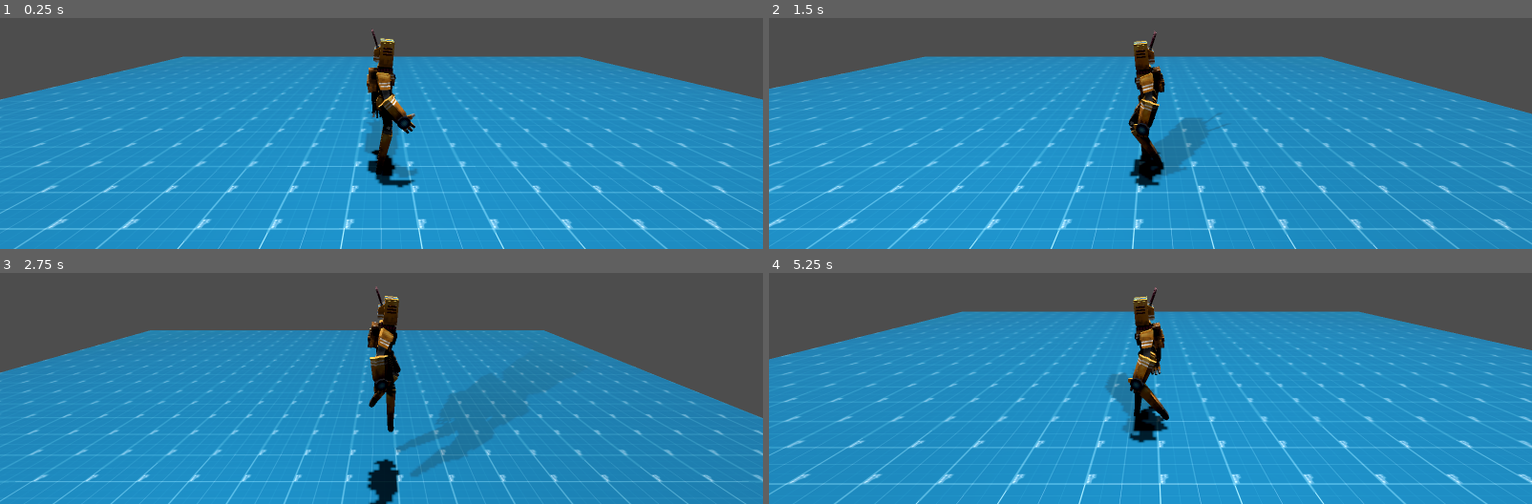
Above: before the commit, frames 1-4 (two rows, left to right).
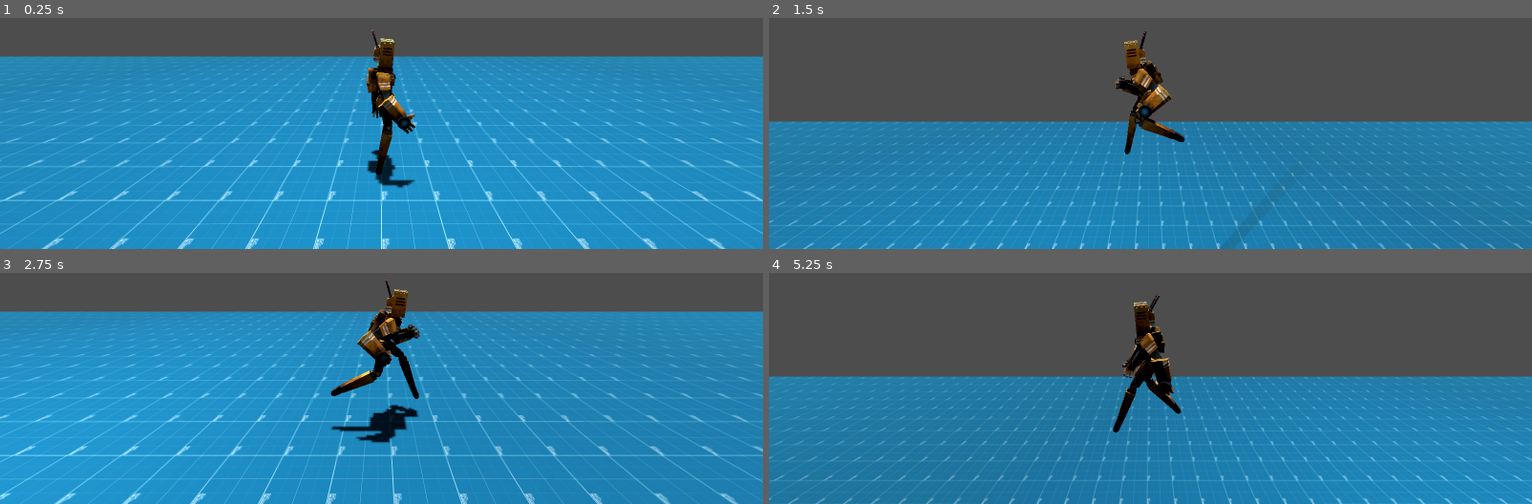
Above: after the commit, the same moments.

Repository: bigloadsoftware/Radio_Boy
Game: Godot game, scene res://scenes/game/main.tscn
Same seed, same stepped clock (60 frames per second), same inputs: the game is played once before the commit and once after it.
Inputs:
- Up to frame 1 (0.25 s): no input
- Up to frame 2 (1.5 s): tap Enter (ui_accept) at 0.5, 0.6 s; hold D (move_right) 0.53-1.28 s; tap Space (move_jump) at 0.77, 1.07 s; tap Shift (toggle_walk_or_run, bound only after the commit) at 0.8, 1.35 s; hold A (move_left) from 1.28 s (still down)
- Up to frame 3 (2.75 s): tap Space (move_jump) at 1.52, 1.55, 1.82, 2.1 s; release A (move_left) at 2.03 s; hold D (move_right) from 2.03 s (still down); tap Enter (ui_accept) at 2.3 s
- Up to frame 4 (5.25 s): tap Enter (ui_accept) at 2.85, 4.35 s; tap Space (move_jump) at 3.02, 3.32, 3.77, 3.8, 4.07, 4.52, 4.82 s; tap Shift (toggle_walk_or_run, bound only after the commit) at 3.05, 3.6, 5.1 s; release D (move_right) at 3.53 s; hold A (move_left) from 3.53 s (still down)

The runs differ from the first frame. In frame 1, 13% of the frame differs, in the area x 0-100%, y 16-100%; in frame 2, 54%; in frame 3, 28%; in frame 4, 60%, in the area x 0-100%, y 6-100%.

Commit message:
controller support and walk-run toggle

Diff:
--- a/code/mobs/radio_boy/Radio_Boy.gd
+++ b/code/mobs/radio_boy/Radio_Boy.gd
@@ -1,14 +1,19 @@
 extends CharacterBody3D
 
 const SPEED_WALK = 7.5
+const SPEED_RUN = 30
 const TIME_TURN_WALK = 0.05
 const JUMP_VELOCITY_WALK = 15
+const JUMP_VELOCITY_RUN = 30
 
 
 #Radio Boy Vars
 var rb_last_direction_faced
 var rb_angle_is_changing = 0
 var rb_last_angle_faced : float = 360
+var rb_state_walk_or_run = "Run"
+var rb_movement_speed = SPEED_RUN
+var rb_movement_jump = JUMP_VELOCITY_RUN
 
 #Get the gravity from the project settings to be synced with RigidBody nodes.
 var gravity = ProjectSettings.get_setting("physics/3d/default_gravity")
@@ -21,8 +26,20 @@
 	#<--
 
 	#-->Handle jump.
-	if Input.is_action_just_pressed("ui_accept") and is_on_floor():
-		velocity.y = JUMP_VELOCITY_WALK
+	if Input.is_action_just_pressed("move_jump") and is_on_floor():
+		velocity.y = rb_movement_jump
+	#<--
+
+	#-->Handle walk/run toggle.
+	if Input.is_action_just_pressed("toggle_walk_or_run"):
+		if rb_state_walk_or_run == "Run":
+			rb_state_walk_or_run = "Walk"
+			rb_movement_speed = SPEED_WALK
+			rb_movement_jump = JUMP_VELOCITY_WALK
+		elif rb_state_walk_or_run == "Walk":
+			rb_state_walk_or_run = "Run"
+			rb_movement_speed = SPEED_RUN
+			rb_movement_jump = JUMP_VELOCITY_RUN
 	#<--
 
 	#-->Handle directions
@@ -40,20 +57,27 @@
 			Smooth_Turn(180, TIME_TURN_WALK)
 
 
-		velocity.z = direction.z * SPEED_WALK
-		$Radio_Boy_Model/AnimationPlayer.play("Walk")
+		velocity.z = direction.z * rb_movement_speed
+		$Radio_Boy_Model/AnimationPlayer.play(rb_state_walk_or_run)
 
 	else:
-		velocity.z = move_toward(velocity.z, 0, SPEED_WALK)
+		velocity.z = move_toward(velocity.z, 0, rb_movement_speed)
 		$Radio_Boy_Model/AnimationPlayer.play("Idle")
 		if rb_last_direction_faced == "right":
 			Smooth_Turn(-25, TIME_TURN_WALK)
 		elif rb_last_direction_faced == "left":
 			Smooth_Turn(205, TIME_TURN_WALK)
+	#<--
+
 
 	move_and_slide()
 
 
+
+
+###############################################################
+#						Game Functions						  #
+###############################################################
 
 #-->Smooth Turn()
 #Function that makes the player turn to an angle with a determined speed
--- a/project.godot
+++ b/project.godot
@@ -29,11 +29,13 @@
 move_right={
 "deadzone": 0.5,
 "events": [Object(InputEventKey,"resource_local_to_scene":false,"resource_name":"","device":-1,"window_id":0,"alt_pressed":false,"shift_pressed":false,"ctrl_pressed":false,"meta_pressed":false,"pressed":false,"keycode":0,"physical_keycode":68,"key_label":0,"unicode":100,"echo":false,"script":null)
+, Object(InputEventJoypadMotion,"resource_local_to_scene":false,"resource_name":"","device":-1,"axis":0,"axis_value":1.0,"script":null)
 ]
 }
 move_left={
 "deadzone": 0.5,
 "events": [Object(InputEventKey,"resource_local_to_scene":false,"resource_name":"","device":-1,"window_id":0,"alt_pressed":false,"shift_pressed":false,"ctrl_pressed":false,"meta_pressed":false,"pressed":false,"keycode":0,"physical_keycode":65,"key_label":0,"unicode":97,"echo":false,"script":null)
+, Object(InputEventJoypadMotion,"resource_local_to_scene":false,"resource_name":"","device":-1,"axis":0,"axis_value":-1.0,"script":null)
 ]
 }
 move_up={
@@ -46,13 +48,20 @@
 }
 move_jump={
 "deadzone": 0.5,
-"events": [Object(InputEventKey,"resource_local_to_scene":false,"resource_name":"","device":-1,"window_id":0,"alt_pressed":false,"shift_pressed":false,"ctrl_pressed":false,"meta_pressed":false,"pressed":false,"keycode":0,"physical_keycode":32,"key_label":0,"unicode":32,"echo":false,"script":null)
+"events": [Object(InputEventKey,"resource_local_to_scene":false,"resource_name":"","device":-1,"window_id":0,"alt_pressed":false,"shift_pressed":false,"ctrl_pressed":false,"meta_pressed":false,"pressed":false,"keycode":32,"physical_keycode":32,"key_label":32,"unicode":32,"echo":false,"script":null)
+, Object(InputEventJoypadButton,"resource_local_to_scene":false,"resource_name":"","device":-1,"button_index":0,"pressure":0.0,"pressed":true,"script":null)
+]
+}
+toggle_walk_or_run={
+"deadzone": 0.5,
+"events": [Object(InputEventKey,"resource_local_to_scene":false,"resource_name":"","device":-1,"window_id":0,"alt_pressed":false,"shift_pressed":false,"ctrl_pressed":false,"meta_pressed":false,"pressed":false,"keycode":0,"physical_keycode":4194325,"key_label":0,"unicode":0,"echo":false,"script":null)
+, Object(InputEventJoypadButton,"resource_local_to_scene":false,"resource_name":"","device":-1,"button_index":7,"pressure":0.0,"pressed":true,"script":null)
 ]
 }
 
 [physics]
 
-3d/default_gravity=40.0
+3d/default_gravity=45.0
 
 [rendering]
 
--- a/scenes/game/main.tscn
+++ b/scenes/game/main.tscn
@@ -8,10 +8,10 @@
 
 [sub_resource type="StandardMaterial3D" id="StandardMaterial3D_y60s2"]
 albedo_texture = ExtResource("1_1pev4")
-uv1_scale = Vector3(100, 50, 1)
+uv1_scale = Vector3(80, 600, 1)
 
 [sub_resource type="BoxMesh" id="BoxMesh_h8wmq"]
-size = Vector3(60, 2, 60)
+size = Vector3(60, 2, 600)
 
 [node name="Main" type="Node"]
 
@@ -19,6 +19,7 @@
 transform = Transform3D(1, 0, 0, 0, 1, 0, 0, 0, 1, 0, -1, 0)
 
 [node name="CollisionShape3D" type="CollisionShape3D" parent="Ground"]
+transform = Transform3D(1, 0, 0, 0, 1, 0, 0, 0, 10.112, 0, 0, 0)
 shape = SubResource("BoxShape3D_rx06w")
 
 [node name="MeshInstance3D" type="MeshInstance3D" parent="Ground"]
--- a/scenes/mobs/radio_boy/Radio_Boy.tscn
+++ b/scenes/mobs/radio_boy/Radio_Boy.tscn
@@ -26,94 +26,100 @@
 [node name="Radio_Boy_Model" parent="." instance=ExtResource("2_74wy5")]
 
 [node name="Root" parent="Radio_Boy_Model/Node" index="0"]
-transform = Transform3D(1, 0, 0, 0, 0.976296, 0.21644, 0, -0.21644, 0.976296, 0, 4.32813, -0.0625)
+transform = Transform3D(1, 0, 0, 0, 1, 0, 0, 0, 1, 0, 3.82813, -0.0625)
 
 [node name="Torso2" parent="Radio_Boy_Model/Node/Root" index="0"]
-transform = Transform3D(0.991445, 3.72529e-09, 0.130526, -0.03925, 0.953717, 0.298133, -0.124485, -0.300706, 0.945558, 0, -0.35125, -0.05875)
+transform = Transform3D(0.996195, 0, 0.0871557, 0, 1, 0, -0.0871557, 0, 0.996195, 0, -0.3125, 0)
 
 [node name="Middle_Torso2" parent="Radio_Boy_Model/Node/Root/Torso2" index="0"]
-transform = Transform3D(1, 0, 0, 0, 0.976296, -0.21644, 0, 0.21644, 0.976296, 0, 0.046875, -0.125)
+transform = Transform3D(1, 0, 0, 0, 1, 0, 0, 0, 1, 0, 0.046875, -0.09375)
 
 [node name="Head2" parent="Radio_Boy_Model/Node/Root/Torso2/Neck2" index="0"]
-transform = Transform3D(1, 0, 0, 0, 0.92388, -0.382683, 0, 0.382683, 0.92388, 0, 0.375, 0.03125)
+transform = Transform3D(1, 0, 0, 0, 0.996195, 0.0871558, 0, -0.0871558, 0.996195, 0, 0.375, 0.03125)
 
 [node name="Ant_L2" parent="Radio_Boy_Model/Node/Root/Torso2/Neck2/Head2" index="0"]
-transform = Transform3D(1, 0, 0, 0, 0.939693, -0.34202, 0, 0.34202, 0.939693, -0.316617, 0.698565, 0.403713)
+transform = Transform3D(1, 0, 0, 0, 0.999762, 0.0218149, 0, -0.0218149, 0.999762, -0.316617, 0.698565, 0.403713)
 
 [node name="Ant_R2" parent="Radio_Boy_Model/Node/Root/Torso2/Neck2/Head2" index="1"]
-transform = Transform3D(1, 0, 0, 0, 0.939693, -0.34202, 0, 0.34202, 0.939693, 0.316617, 0.698565, 0.403713)
+transform = Transform3D(1, 0, 0, 0, 0.999762, 0.0218149, 0, -0.0218149, 0.999762, 0.316617, 0.698565, 0.403713)
 
 [node name="Arm_L2" parent="Radio_Boy_Model/Node/Root/Torso2" index="2"]
-transform = Transform3D(1, 0, 0, 0, 0.866025, 0.5, 0, -0.5, 0.866025, -0.749644, 0.734156, 0.0129776)
+transform = Transform3D(1, 0, 0, 0, 0.996194, 0.0871557, 0, -0.0871557, 0.996194, -0.749644, 0.734156, 0.0129776)
 
 [node name="Forearm_L2" parent="Radio_Boy_Model/Node/Root/Torso2/Arm_L2" index="0"]
-transform = Transform3D(1, 0, 0, 0, -4.37114e-08, -1, 0, 1, -4.37114e-08, -0.332776, -0.99569, 0.100652)
+transform = Transform3D(1, 0, 0, 0, 0.996195, -0.0871557, 0, 0.0871557, 0.996195, -0.332776, -0.99569, 0.100652)
 
 [node name="Thumb_L" parent="Radio_Boy_Model/Node/Root/Torso2/Arm_L2/Forearm_L2" index="0"]
-transform = Transform3D(0.939693, 0, -0.34202, 0, 1, 0, 0.34202, 0, 0.939693, -0.167224, -0.830749, -0.178321)
+transform = Transform3D(1, 0, 0, 0, 1, 0, 0, 0, 1, -0.167224, -0.830749, -0.178321)
 
 [node name="Thumb_Tip_L2" parent="Radio_Boy_Model/Node/Root/Torso2/Arm_L2/Forearm_L2/Thumb_L" index="0"]
-transform = Transform3D(0.866025, 0, -0.5, 0, 1, 0, 0.5, 0, 0.866025, 0.015625, -0.078125, -0.140625)
+transform = Transform3D(1, 0, 0, 0, 1, 0, 0, 0, 1, 0.015625, -0.078125, -0.140625)
 
 [node name="Finger_1_L" parent="Radio_Boy_Model/Node/Root/Torso2/Arm_L2/Forearm_L2" index="1"]
-transform = Transform3D(0.843391, -0.5373, 0, 0.5373, 0.843391, 0, 0, 0, 1, -0.104724, -0.972941, -0.106242)
+transform = Transform3D(1, 0, 0, 0, 1, 0, 0, 0, 1, -0.104724, -0.972941, -0.106242)
 
 [node name="Finger_Tip1_L2" parent="Radio_Boy_Model/Node/Root/Torso2/Arm_L2/Forearm_L2/Finger_1_L" index="0"]
-transform = Transform3D(0.766044, -0.642788, 0, 0.642788, 0.766044, 0, 0, 0, 1, 0, -0.1875, -0.015625)
+transform = Transform3D(1, 0, 0, 0, 1, 0, 0, 0, 1, 0, -0.1875, -0.015625)
 
 [node name="Finger_2_L" parent="Radio_Boy_Model/Node/Root/Torso2/Arm_L2/Forearm_L2" index="2"]
-transform = Transform3D(0.906308, -0.42101, -0.0368336, 0.422618, 0.902859, 0.0789899, 0, -0.0871557, 0.996195, -0.104724, -1.00419, 0.0343828)
+transform = Transform3D(1, 0, 0, 0, 0.996195, 0.0871558, 0, -0.0871557, 0.996195, -0.104724, -1.00419, 0.0343828)
 
 [node name="Finger_Tip2_L2" parent="Radio_Boy_Model/Node/Root/Torso2/Arm_L2/Forearm_L2/Finger_2_L" index="0"]
-transform = Transform3D(0.766044, -0.642788, 0, 0.642788, 0.766044, 0, 0, 0, 1, 0, -0.1875, -0.015625)
+transform = Transform3D(1, 0, 0, 0, 1, 0, 0, 0, 1, 0, -0.1875, -0.015625)
 
 [node name="Finger_3_L" parent="Radio_Boy_Model/Node/Root/Torso2/Arm_L2/Forearm_L2" index="3"]
-transform = Transform3D(0.843391, -0.529137, -0.0933011, 0.5373, 0.830578, 0.146453, 1.49012e-08, -0.173648, 0.984808, -0.104724, -0.972941, 0.175008)
+transform = Transform3D(1, 0, 0, 0, 0.984807, 0.173648, 0, -0.173648, 0.984808, -0.104724, -0.972941, 0.175008)
 
 [node name="Finger_Tip3_L2" parent="Radio_Boy_Model/Node/Root/Torso2/Arm_L2/Forearm_L2/Finger_3_L" index="0"]
-transform = Transform3D(0.819152, -0.573576, 0, 0.573576, 0.819152, 0, 0, 0, 1, 0, -0.1875, -0.015625)
+transform = Transform3D(1, 0, 0, 0, 1, 0, 0, 0, 1, 0, -0.1875, -0.015625)
 
 [node name="Arm_R2" parent="Radio_Boy_Model/Node/Root/Torso2" index="3"]
-transform = Transform3D(0.906308, -8.9407e-08, 0.422618, 0.346189, 0.573577, -0.742404, -0.242404, 0.819152, 0.519837, 0.749644, 0.734156, 0.0129776)
+transform = Transform3D(1, 0, 0, 0, 0.939693, -0.34202, 0, 0.34202, 0.939693, 0.749644, 0.734156, 0.0129776)
 
 [node name="Forearm_R2" parent="Radio_Boy_Model/Node/Root/Torso2/Arm_R2" index="0"]
-transform = Transform3D(1, 0, 0, 0, -4.37114e-08, -1, 0, 1, -4.37114e-08, 0.332776, -0.99569, 0.100652)
+transform = Transform3D(1, 0, 0, 0, 0.951057, -0.309017, 0, 0.309017, 0.951057, 0.332776, -0.99569, 0.100652)
 
 [node name="Thumb_R" parent="Radio_Boy_Model/Node/Root/Torso2/Arm_R2/Forearm_R2" index="0"]
-transform = Transform3D(0.866025, 0, 0.5, 0, 1, 0, -0.5, 0, 0.866025, 0.167224, -0.830749, -0.178321)
+transform = Transform3D(1, 0, 0, 0, 1, 0, 0, 0, 1, 0.167224, -0.830749, -0.178321)
 
 [node name="Thumb_Tip_R2" parent="Radio_Boy_Model/Node/Root/Torso2/Arm_R2/Forearm_R2/Thumb_R" index="0"]
-transform = Transform3D(0.939693, 0, 0.34202, 0, 1, 0, -0.34202, 0, 0.939693, -0.015625, -0.078125, -0.140625)
+transform = Transform3D(1, 0, 0, 0, 1, 0, 0, 0, 1, -0.015625, -0.078125, -0.140625)
 
 [node name="Finger_1_R" parent="Radio_Boy_Model/Node/Root/Torso2/Arm_R2/Forearm_R2" index="1"]
-transform = Transform3D(0.843391, 0.5373, 0, -0.5373, 0.843391, 0, 0, 0, 1, 0.104724, -0.972941, -0.106242)
+transform = Transform3D(1, 0, 0, 0, 1, 0, 0, 0, 1, 0.104724, -0.972941, -0.106242)
 
 [node name="Finger_Tip1_R2" parent="Radio_Boy_Model/Node/Root/Torso2/Arm_R2/Forearm_R2/Finger_1_R" index="0"]
-transform = Transform3D(0.766044, 0.642788, 0, -0.642788, 0.766044, 0, 0, 0, 1, 0, -0.1875, -0.015625)
+transform = Transform3D(1, 0, 0, 0, 1, 0, 0, 0, 1, 0, -0.1875, -0.015625)
 
 [node name="Finger_2_R" parent="Radio_Boy_Model/Node/Root/Torso2/Arm_R2/Forearm_R2" index="2"]
-transform = Transform3D(0.906308, 0.42101, 0.0368336, -0.422618, 0.902859, 0.0789899, 0, -0.0871557, 0.996195, 0.104724, -1.00419, 0.0343828)
+transform = Transform3D(1, 0, 0, 0, 0.996195, 0.0871558, 0, -0.0871557, 0.996195, 0.104724, -1.00419, 0.0343828)
 
 [node name="Finger_Tip2_R2" parent="Radio_Boy_Model/Node/Root/Torso2/Arm_R2/Forearm_R2/Finger_2_R" index="0"]
-transform = Transform3D(0.766044, 0.642788, 0, -0.642788, 0.766044, 0, 0, 0, 1, 0, -0.1875, -0.015625)
+transform = Transform3D(1, 0, 0, 0, 1, 0, 0, 0, 1, 0, -0.1875, -0.015625)
 
 [node name="Finger_3_R" parent="Radio_Boy_Model/Node/Root/Torso2/Arm_R2/Forearm_R2" index="3"]
-transform = Transform3D(0.843391, 0.529137, 0.0933011, -0.5373, 0.830578, 0.146453, -1.49012e-08, -0.173648, 0.984808, 0.104724, -0.972941, 0.175008)
+transform = Transform3D(1, 0, 0, 0, 0.984807, 0.173648, 0, -0.173648, 0.984808, 0.104724, -0.972941, 0.175008)
 
 [node name="Finger_Tip3_R2" parent="Radio_Boy_Model/Node/Root/Torso2/Arm_R2/Forearm_R2/Finger_3_R" index="0"]
-transform = Transform3D(0.819152, 0.573576, 0, -0.573576, 0.819152, 0, 0, 0, 1, 0, -0.1875, -0.015625)
+transform = Transform3D(1, 0, 0, 0, 1, 0, 0, 0, 1, 0, -0.1875, -0.015625)
+
+[node name="Backpack2" parent="Radio_Boy_Model/Node/Root/Torso2" index="4"]
+transform = Transform3D(0.991445, -0.130526, 0, 0.130526, 0.991445, 0, 0, 0, 1, 0.00148537, 0.777778, 0.286006)
+
+[node name="Hips2" parent="Radio_Boy_Model/Node/Root" index="1"]
+transform = Transform3D(0.996195, 0, -0.0871557, 0, 1, 0, 0.0871557, 0, 0.996195, 0, -0.578125, -0.09375)
 
 [node name="Leg_L2" parent="Radio_Boy_Model/Node/Root/Hips2" index="0"]
-transform = Transform3D(1, 0, 0, 0, 0.939693, 0.34202, 0, -0.34202, 0.939693, -0.499644, -0.0706501, -0.0307153)
+transform = Transform3D(1, 0, 0, 0, 1, 0, 0, 0, 1, -0.499644, -0.0706501, -0.0307153)
 
 [node name="Stilt_L2" parent="Radio_Boy_Model/Node/Root/Hips2/Leg_L2" index="0"]
-transform = Transform3D(1, 0, 0, 0, 0.300706, 0.953717, 0, -0.953717, 0.300706, -0.0625, -1.0625, -0.0625)
+transform = Transform3D(1, 0, 0, 0, 0.999048, 0.0436194, 0, -0.0436194, 0.999048, -0.0625, -1.0625, -0.0625)
 
 [node name="Leg_R2" parent="Radio_Boy_Model/Node/Root/Hips2" index="1"]
-transform = Transform3D(1, 0, 0, 0, 0.382683, -0.92388, 0, 0.92388, 0.382683, 0.499644, -0.0706501, -0.0307153)
+transform = Transform3D(1, 0, 0, 0, 1, 0, 0, 0, 1, 0.499644, -0.0706501, -0.0307153)
 
 [node name="Stilt_R2" parent="Radio_Boy_Model/Node/Root/Hips2/Leg_R2" index="0"]
-transform = Transform3D(1, 0, 0, 0, 0.984808, 0.173648, 0, -0.173648, 0.984808, 0.0625, -1.0625, -0.0625)
+transform = Transform3D(1, 0, 0, 0, 0.999048, 0.0436194, 0, -0.0436194, 0.999048, 0.0625, -1.0625, -0.0625)
 
 [node name="AnimationTree" type="AnimationTree" parent="Radio_Boy_Model/AnimationPlayer" index="0"]
 root_node = NodePath("../..")
